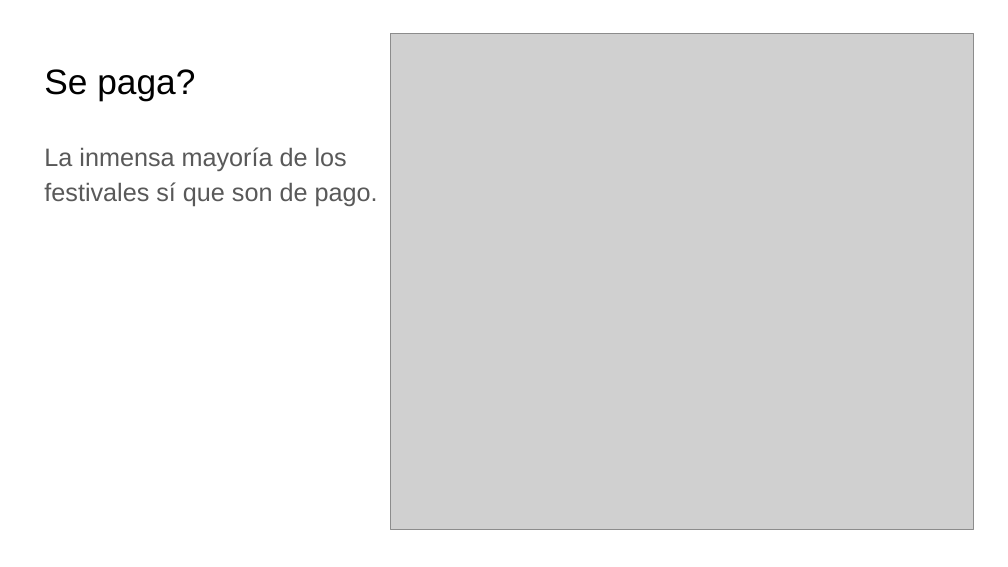
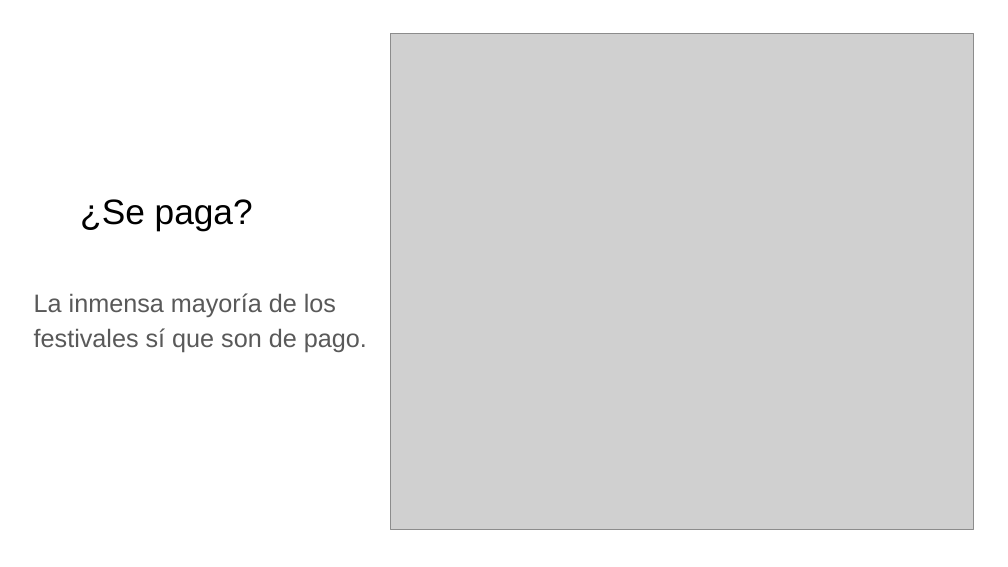
Before and after one commit to marosor/Festivales_Bcn, a slide deck: slide 13 of SRC/Presentacion_Como_cuanto_festivalea_Barcelona.pptx (slide 8 before the commit). Drawn at 1008x567 pixels with LibreOffice and Linux fonts; fonts in the diff are those of the drawing; grey boxes stand for pictures. Boxes give left, top, right and bottom in pixels: in the first picture for what was removed or moved away, otherwise in the second. Text is boxed around its words. In the diff, an @@ line names an element or a change of style, - is before the commit and + after.

```diff
--- a/SRC/Presentacion_Como_cuanto_festivalea_Barcelona.pptx
+++ b/SRC/Presentacion_Como_cuanto_festivalea_Barcelona.pptx
@@ title at box(80, 199, 253, 231): text changed @@
-Se paga?
+¿Se paga?
@@ text "La inmensa mayoría de los ...": place and size @@
-text "La inmensa mayoría de los ..." at box(44, 147, 378, 206)
+text "La inmensa mayoría de los ..." at box(34, 293, 367, 352)
```
Also in this commit, not shown: 12 other slides changed, 6 slides added.
